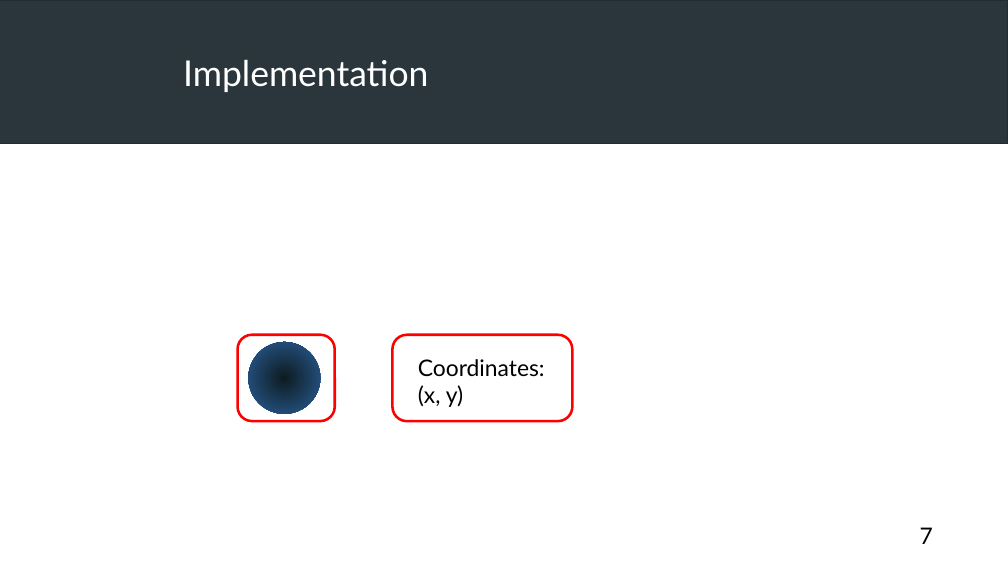
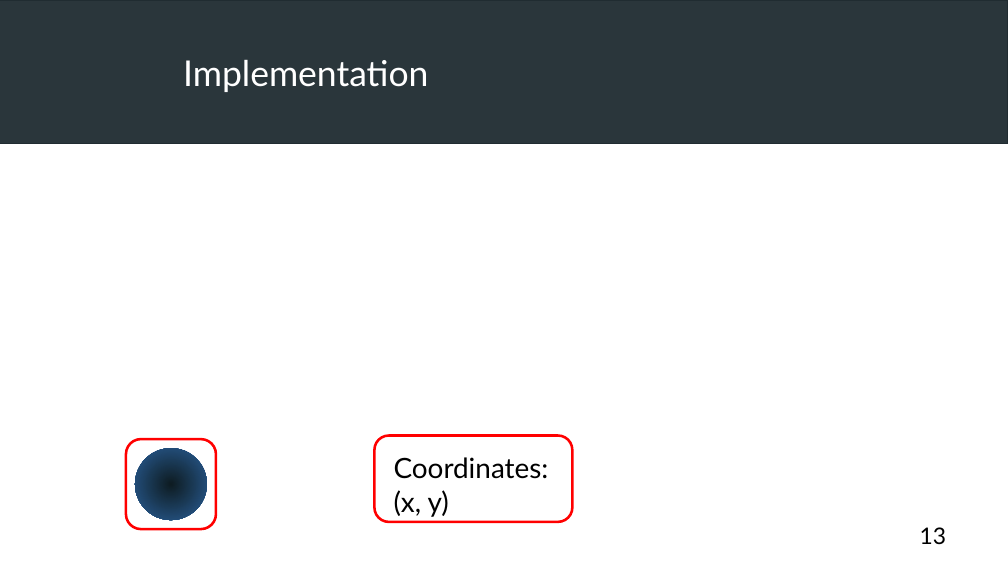
Before and after one commit to FilouPlains/PROJECT_PY_MONTE_CARLO, a slide deck: slide 13 of doc/presentation/ROUAUD_presentation.odp (slide 7 before the commit). Drawn at 1008x567 pixels with LibreOffice and Linux fonts; fonts in the diff are those of the drawing; grey boxes stand for pictures. Boxes give left, top, right and bottom in pixels: in the first picture for what was removed or moved away, otherwise in the second. Text is boxed around its words. In the diff, an @@ line names an element or a change of style, - is before the commit and + after.

```diff
--- a/doc/presentation/ROUAUD_presentation.odp
+++ b/doc/presentation/ROUAUD_presentation.odp
@@ rounded rectangle: place and size @@
-rounded rectangle at box(238, 335, 335, 421)
+rounded rectangle at box(126, 439, 216, 529)
@@ ellipse: place and size @@
-ellipse at box(249, 342, 321, 414)
+ellipse at box(135, 448, 208, 520)
@@ rounded rectangle: place and size @@
-rounded rectangle at box(392, 335, 573, 421)
+rounded rectangle at box(374, 435, 572, 521)
@@ text "Coordinates:": place and size @@
-text "Coordinates:" at box(418, 359, 545, 407)
+text "Coordinates:" at box(394, 457, 549, 517)
@@ text "Coordinates:" at box(394, 457, 549, 517): size 18 to 22 pt @@
@@ page number at box(920, 527, 947, 545): text changed @@
-7
+13
```
Also in this commit, not shown: 7 other slides changed, 16 slides added, 4 slides removed, 1 other file.
